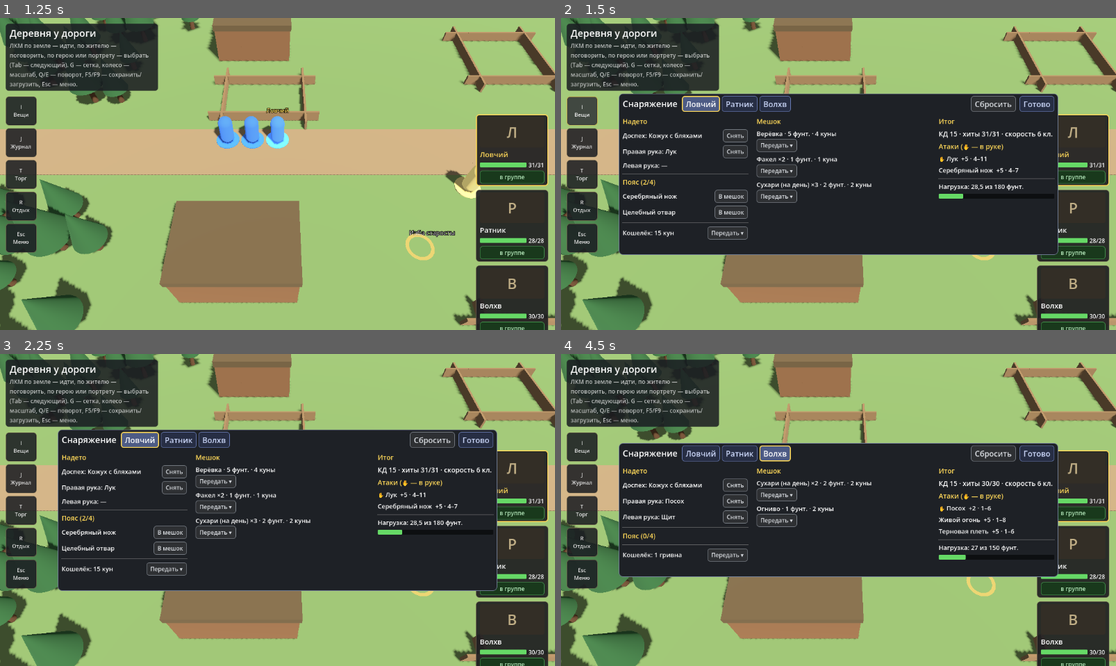
Above: before the commit, frames 1-4 (two rows, left to right).
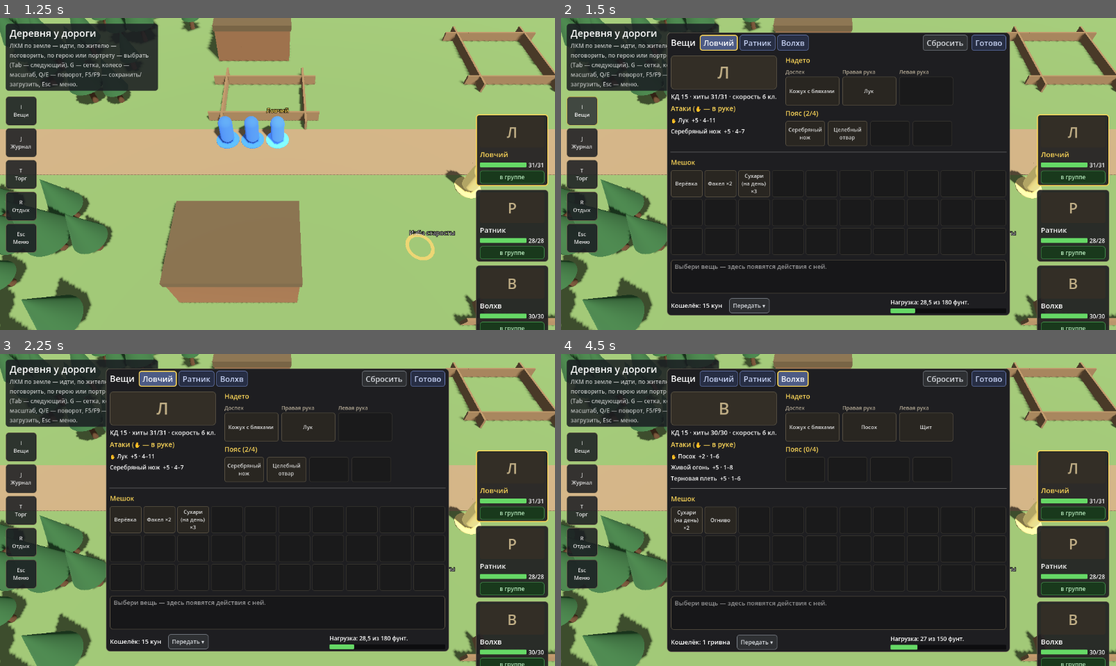
Above: after the commit, the same moments.

Repository: pivnoebidlo/vseslav
Game: Godot game, scene res://game/menu/main_menu.tscn
Same seed, same stepped clock (60 frames per second), same inputs: the game is played once before the commit and once after it.
Inputs:
- Up to frame 1 (1.25 s): click "Новая игра" at 0.5 s
- Up to frame 2 (1.5 s): click "I Вещи" at 1.25 s
- Up to frame 3 (2.25 s): click "Ловчий" at 2 s
- Up to frame 4 (4.5 s): click "Ратник" at 2.75 s; click "Ловчий" at 3.5 s; click "Волхв" at 4.25 s

Frame 1 is identical in both runs. In frame 2, 35% of the frame differs, in the area x 10-90%, y 4-96%; in frame 3, 35%; in frame 4, 39%.

Commit message:
feat: окно «Вещи» — надетое и пояс сверху, мешок сеткой снизу, действия у выбранной вещи
Co-Authored-By: Claude Opus 5.5 <noreply@anthropic.com>

Diff:
--- a/game/combat_ui/equipment_screen.gd
+++ b/game/combat_ui/equipment_screen.gd
@@ -1,12 +1,22 @@
 class_name EquipmentScreen
 extends PanelContainer
-## Экран снаряжения партии (ADR-0024): вкладки героев, что надето, пояс, мешок,
-## характеристики, нагрузка и кошелёк. Все изменения — через Inventory; итоги
-## (КД, атаки, скорость) пересчитывает сборщик бойца.
+## Окно «Вещи» (ADR-0024, ADR-0035): вкладки героев; сверху — портрет, итоги и что
+## надето (ячейки рук и доспеха, пояс), снизу — мешок сеткой. Клик по ячейке
+## выбирает вещь, под мешком — её описание и действия. Все изменения — через
+## Inventory; итоги (КД, атаки, скорость) пересчитывает сборщик бойца.
 
 signal closed(changed: bool)
 
-const COLUMN_GAP := 18
+const BAG_COLUMNS := 10
+const BAG_MIN_CELLS := 30
+const BAG_CELL := Vector2(66, 56)
+const SLOT_CELL := Vector2(112, 60)
+const BELT_CELL := Vector2(82, 52)
+const WHERE_SLOT := "slot"
+const WHERE_BELT := "belt"
+const WHERE_BAG := "bag"
+const CELL_BG := Color(0.16, 0.15, 0.13)
+const CELL_BORDER := Color(0.36, 0.33, 0.27)
 
 var _db: RulesDb
 var _party: Party
@@ -14,16 +24,19 @@
 var _current := ""
 var _changed := false
 var _note := ""
+## Выбранная ячейка: где (WHERE_*) и что — слот или id вещи.
+var _sel_where := ""
+var _sel_key := ""
 
 var _tabs := HBoxContainer.new()
-var _body := HBoxContainer.new()
+var _body := VBoxContainer.new()
 var _status := Label.new()
 var _note_label := Label.new()
 
 
 func _init() -> void:
 	add_theme_stylebox_override(
-		"panel", UiStyle.box(Color(0.12, 0.13, 0.15), Color(0.45, 0.5, 0.6), 1, 8)
+		"panel", UiStyle.box(Color(0.12, 0.12, 0.13), Color(0.45, 0.42, 0.35), 1, 8)
 	)
 	mouse_filter = Control.MOUSE_FILTER_STOP
 	var box := VBoxContainer.new()
@@ -33,7 +46,7 @@
 	header.add_theme_constant_override("separation", 8)
 	box.add_child(header)
 	var title := Label.new()
-	title.text = TranslationServer.translate("UI_EQUIPMENT")
+	title.text = TranslationServer.translate("UI_SIDE_ITEMS")
 	title.add_theme_font_size_override("font_size", 18)
 	header.add_child(title)
 	header.add_child(_tabs)
@@ -45,7 +58,7 @@
 	_note_label.add_theme_font_size_override("font_size", 12)
 	_note_label.add_theme_color_override("font_color", UiStyle.HP_HURT)
 	box.add_child(_note_label)
-	_body.add_theme_constant_override("separation", COLUMN_GAP)
+	_body.add_theme_constant_override("separation", 10)
 	box.add_child(_body)
 	_status.add_theme_font_size_override("font_size", 12)
 	_status.add_theme_color_override("font_color", UiStyle.HP_LOW)
@@ -63,6 +76,7 @@
 	_changed = false
 	_note = note
 	_status.text = ""
+	_select("", "")
 	visible = true
 	_rebuild()
 
@@ -70,6 +84,7 @@
 func _rebuild() -> void:
 	_note_label.text = _note
 	_note_label.visible = _note != ""
+	_status.visible = _status.text != ""
 	for child in _tabs.get_children():
 		_tabs.remove_child(child)
 		child.queue_free()
@@ -87,61 +102,206 @@
 	if _current == "":
 		return
 	var inv := _party.inventories[_current]
-	_body.add_child(_worn_column(inv))
-	_body.add_child(_bag_column(inv))
-	_body.add_child(_stats_column(inv))
-
-
-# --- Колонки ---------------------------------------------------------------------
-
-
+	_drop_stale_selection(inv)
+	var top := HBoxContainer.new()
+	top.add_theme_constant_override("separation", 18)
+	top.add_child(_hero_column(inv))
+	top.add_child(_worn_column(inv))
+	_body.add_child(top)
+	_body.add_child(HSeparator.new())
+	_body.add_child(_bag_grid(inv))
+	_body.add_child(_details(inv))
+	_body.add_child(_footer(inv))
+	_recenter.call_deferred()
+
+
+## Размер меняется с содержимым: подогнать под него и снова поставить по центру.
+func _recenter() -> void:
+	reset_size()
+	set_anchors_and_offsets_preset(Control.PRESET_CENTER, Control.PRESET_MODE_MINSIZE)
+
+
+# --- Верх: герой и что надето ----------------------------------------------------
+
+
+## Портрет (пока буква имени), итоги и атаки.
+func _hero_column(inv: Inventory) -> VBoxContainer:
+	var col := _column(220)
+	var hero := _party.build_hero(_db, _current)
+	var face := Label.new()
+	face.text = TranslationServer.translate(_hero_name_key(_current)).left(1)
+	face.custom_minimum_size = Vector2(0, 70)
+	face.horizontal_alignment = HORIZONTAL_ALIGNMENT_CENTER
+	face.vertical_alignment = VERTICAL_ALIGNMENT_CENTER
+	face.add_theme_font_size_override("font_size", 34)
+	face.add_theme_color_override("font_color", Color(0.75, 0.68, 0.52))
+	face.add_theme_stylebox_override("normal", UiStyle.box(Color(0.2, 0.18, 0.15), CELL_BORDER, 1))
+	col.add_child(face)
+	var stats := Label.new()
+	stats.text = CombatLogFormat.tr_fmt(
+		"UI_EQ_STATS",
+		{"ac": hero.armor_class, "hp": "%d/%d" % [hero.hp, hero.max_hp], "speed": hero.speed}
+	)
+	stats.add_theme_font_size_override("font_size", 13)
+	col.add_child(stats)
+	col.add_child(_heading("UI_EQ_ATTACKS"))
+	for a in hero.actions:
+		if a.kind != ActionDef.KIND_ATTACK or not hero.item_ready(a):
+			continue
+		var bonus := a.attack_bonus.value_range(hero.formula_vars(a)).x
+		var dmg := Vector2i.ZERO
+		for part in a.damage:
+			dmg += part.formula.value_range(hero.formula_vars(a))
+		var line := Label.new()
+		line.text = (
+			"%s  %s · %d–%d"
+			% [TranslationServer.translate(a.name_key), CombatLogFormat.signed(bonus), dmg.x, dmg.y]
+		)
+		if a.item != "" and inv.in_hands(a.item):
+			line.text = "✋ " + line.text
+		line.add_theme_font_size_override("font_size", 12)
+		col.add_child(line)
+	return col
+
+
+## Ячейки доспеха и рук, под ними — пояс.
 func _worn_column(inv: Inventory) -> VBoxContainer:
-	var col := _column(260)
+	var col := _column(0)
+	col.size_flags_horizontal = Control.SIZE_EXPAND_FILL
 	col.add_child(_heading("UI_EQ_WORN"))
+	var slots := HBoxContainer.new()
+	slots.add_theme_constant_override("separation", 6)
 	for slot in Inventory.SLOTS:
-		var row := HBoxContainer.new()
-		var label := Label.new()
+		var cell := VBoxContainer.new()
+		cell.add_theme_constant_override("separation", 2)
+		var caption := Label.new()
+		caption.text = TranslationServer.translate("UI_SLOT_" + slot.to_upper())
+		caption.add_theme_font_size_override("font_size", 11)
+		caption.add_theme_color_override("font_color", Color(0.7, 0.66, 0.58))
+		cell.add_child(caption)
 		var item_id := inv.slot_item(slot)
-		label.text = (
-			"%s: %s"
-			% [
-				TranslationServer.translate("UI_SLOT_" + slot.to_upper()),
-				_item_name(item_id) if item_id != "" else "—"
-			]
+		cell.add_child(
+			_cell(
+				_item_name(item_id) if item_id != "" else "",
+				SLOT_CELL,
+				_is_selected(WHERE_SLOT, slot),
+				_select.bind(WHERE_SLOT, slot)
+			)
 		)
-		label.size_flags_horizontal = Control.SIZE_EXPAND_FILL
-		label.add_theme_font_size_override("font_size", 13)
-		row.add_child(label)
-		if item_id != "":
-			row.add_child(_small("UI_EQ_UNEQUIP", func() -> void: _apply(inv.unequip(slot))))
-		col.add_child(row)
-	col.add_child(HSeparator.new())
+		slots.add_child(cell)
+	col.add_child(slots)
 	col.add_child(
 		_heading_text(
 			CombatLogFormat.tr_fmt("UI_EQ_BELT", {"n": inv.belt.size(), "max": Inventory.BELT_SIZE})
 		)
 	)
-	for s in inv.belt:
-		var row := HBoxContainer.new()
-		var label := Label.new()
-		label.text = _stack_text(s)
-		label.size_flags_horizontal = Control.SIZE_EXPAND_FILL
-		label.add_theme_font_size_override("font_size", 13)
-		row.add_child(label)
-		var item_id := s.item
-		row.add_child(_small("UI_EQ_TO_BAG", func() -> void: _apply(inv.from_belt(item_id))))
-		col.add_child(row)
-	col.add_child(HSeparator.new())
-	var purse_row := HBoxContainer.new()
+	var belt := HBoxContainer.new()
+	belt.add_theme_constant_override("separation", 6)
+	for i in Inventory.BELT_SIZE:
+		if i < inv.belt.size():
+			var s := inv.belt[i]
+			belt.add_child(
+				_cell(
+					_stack_text(s),
+					BELT_CELL,
+					_is_selected(WHERE_BELT, s.item),
+					_select.bind(WHERE_BELT, s.item)
+				)
+			)
+		else:
+			belt.add_child(_cell("", BELT_CELL, false, Callable()))
+	col.add_child(belt)
+	return col
+
+
+# --- Низ: мешок, выбранная вещь, кошелёк и нагрузка ------------------------------
+
+
+func _bag_grid(inv: Inventory) -> VBoxContainer:
+	var col := _column(0)
+	col.add_child(_heading("UI_EQ_BAG"))
+	var grid := GridContainer.new()
+	grid.columns = BAG_COLUMNS
+	grid.add_theme_constant_override("h_separation", 4)
+	grid.add_theme_constant_override("v_separation", 4)
+	var cells := maxi(BAG_MIN_CELLS, ceili(inv.bag.size() / float(BAG_COLUMNS)) * BAG_COLUMNS)
+	for i in cells:
+		if i < inv.bag.size():
+			var s := inv.bag[i]
+			var b := _cell(
+				_stack_text(s),
+				BAG_CELL,
+				_is_selected(WHERE_BAG, s.item),
+				_select.bind(WHERE_BAG, s.item)
+			)
+			b.tooltip_text = _row_text(s)
+			grid.add_child(b)
+		else:
+			grid.add_child(_cell("", BAG_CELL, false, Callable()))
+	col.add_child(grid)
+	return col
+
+
+## Описание выбранной вещи и что с ней можно сделать.
+func _details(inv: Inventory) -> PanelContainer:
+	var panel := PanelContainer.new()
+	panel.add_theme_stylebox_override("panel", UiStyle.box(Color(0.09, 0.09, 0.1), CELL_BORDER, 1))
+	panel.custom_minimum_size = Vector2(0, 70)
+	var box := VBoxContainer.new()
+	box.add_theme_constant_override("separation", 6)
+	panel.add_child(box)
+	var label := Label.new()
+	label.add_theme_font_size_override("font_size", 13)
+	box.add_child(label)
+	match _sel_where:
+		WHERE_BAG:
+			label.text = _row_text(_stack_in(inv.bag, _sel_key))
+			box.add_child(_bag_buttons(inv, _sel_key))
+		WHERE_BELT:
+			label.text = _row_text(_stack_in(inv.belt, _sel_key))
+			var to_bag := _small("UI_EQ_TO_BAG", func() -> void: _apply(inv.from_belt(_sel_key)))
+			box.add_child(_row_of([to_bag]))
+		WHERE_SLOT:
+			var item_id := inv.slot_item(_sel_key)
+			label.text = _row_text(ItemStack.new(item_id, 1))
+			var slot := _sel_key
+			var off := _small("UI_EQ_UNEQUIP", func() -> void: _apply(inv.unequip(slot)))
+			box.add_child(_row_of([off]))
+		_:
+			label.text = TranslationServer.translate("UI_EQ_PICK")
+			label.modulate = Color(1, 1, 1, 0.55)
+	return panel
+
+
+func _footer(inv: Inventory) -> HBoxContainer:
+	var row := HBoxContainer.new()
+	row.add_theme_constant_override("separation", 14)
 	var purse := Label.new()
 	purse.text = CombatLogFormat.tr_fmt("UI_EQ_PURSE", {"money": money_text(inv.purse)})
 	purse.add_theme_font_size_override("font_size", 13)
-	purse.size_flags_horizontal = Control.SIZE_EXPAND_FILL
-	purse_row.add_child(purse)
+	row.add_child(purse)
 	if _heroes.size() > 1 and inv.purse > 0:
-		purse_row.add_child(_money_menu(inv))
-	col.add_child(purse_row)
-	return col
+		row.add_child(_money_menu(inv))
+	var spacer := Control.new()
+	spacer.size_flags_horizontal = Control.SIZE_EXPAND_FILL
+	row.add_child(spacer)
+	var hero := _party.build_hero(_db, _current)
+	var weight := inv.weight(_db)
+	var cap := ItemInfo.carry_limit(hero.abilities.score(Abilities.STR))
+	var load_box := VBoxContainer.new()
+	load_box.custom_minimum_size = Vector2(240, 0)
+	var load_label := Label.new()
+	load_label.text = CombatLogFormat.tr_fmt(
+		"UI_EQ_LOAD", {"weight": weight_text(weight), "cap": weight_text(cap)}
+	)
+	if weight > cap:
+		load_label.text += " " + TranslationServer.translate("UI_EQ_OVERLOAD")
+		load_label.add_theme_color_override("font_color", UiStyle.HP_LOW)
+	load_label.add_theme_font_size_override("font_size", 12)
+	load_box.add_child(load_label)
+	load_box.add_child(_load_bar(weight, cap))
+	row.add_child(load_box)
+	return row
 
 
 ## «Передать деньги»: каждому из остальных героев — 1 куна, 1 гривна или всё.
@@ -176,36 +336,6 @@
 			_apply(inv.give_money(amount, _party.inventories[to]))
 	)
 	return menu
-
-
-func _bag_column(inv: Inventory) -> VBoxContainer:
-	var col := _column(360)
-	col.size_flags_horizontal = Control.SIZE_EXPAND_FILL
-	col.add_child(_heading("UI_EQ_BAG"))
-	if inv.bag.is_empty():
-		var empty := Label.new()
-		empty.text = "—"
-		col.add_child(empty)
-	for s in inv.bag:
-		var line := VBoxContainer.new()
-		line.add_theme_constant_override("separation", 2)
-		var label := Label.new()
-		label.text = (
-			CombatLogFormat
-			. tr_fmt(
-				"UI_EQ_ROW",
-				{
-					"name": _stack_text(s),
-					"weight": weight_text(ItemInfo.weight(_db, s.item)),
-					"price": money_text(ItemInfo.price(_db, s.item)),
-				}
-			)
-		)
-		label.add_theme_font_size_override("font_size", 13)
-		line.add_child(label)
-		line.add_child(_bag_buttons(inv, s.item))
-		col.add_child(line)
-	return col
 
 
 func _bag_buttons(inv: Inventory, item_id: String) -> HFlowContainer:
@@ -267,54 +397,6 @@
 	return menu
 
 
-func _stats_column(inv: Inventory) -> VBoxContainer:
-	var col := _column(240)
-	col.add_child(_heading("UI_EQ_STATS_TITLE"))
-	var hero := _party.build_hero(_db, _current)
-	var stats := Label.new()
-	stats.text = CombatLogFormat.tr_fmt(
-		"UI_EQ_STATS",
-		{"ac": hero.armor_class, "hp": "%d/%d" % [hero.hp, hero.max_hp], "speed": hero.speed}
-	)
-	stats.add_theme_font_size_override("font_size", 14)
-	col.add_child(stats)
-	col.add_child(_heading("UI_EQ_ATTACKS"))
-	for a in hero.actions:
-		if a.kind != ActionDef.KIND_ATTACK or not hero.item_ready(a):
-			continue
-		var bonus := a.attack_bonus.value_range(hero.formula_vars(a)).x
-		var dmg := Vector2i.ZERO
-		for part in a.damage:
-			var r := part.formula.value_range(hero.formula_vars(a))
-			dmg += r
-		var line := Label.new()
-		line.text = (
-			"%s  %s · %d–%d"
-			% [TranslationServer.translate(a.name_key), CombatLogFormat.signed(bonus), dmg.x, dmg.y]
-		)
-		if a.item != "" and inv.in_hands(a.item):
-			line.text = "✋ " + line.text
-		line.add_theme_font_size_override("font_size", 13)
-		col.add_child(line)
-	col.add_child(HSeparator.new())
-	var weight := inv.weight(_db)
-	var cap := ItemInfo.carry_limit(hero.abilities.score(Abilities.STR))
-	var load_label := Label.new()
-	load_label.text = CombatLogFormat.tr_fmt(
-		"UI_EQ_LOAD", {"weight": weight_text(weight), "cap": weight_text(cap)}
-	)
-	load_label.add_theme_font_size_override("font_size", 13)
-	col.add_child(load_label)
-	col.add_child(_load_bar(weight, cap))
-	if weight > cap:
-		var over := Label.new()
-		over.text = TranslationServer.translate("UI_EQ_OVERLOAD")
-		over.add_theme_color_override("font_color", UiStyle.HP_LOW)
-		over.add_theme_font_size_override("font_size", 12)
-		col.add_child(over)
-	return col
-
-
 ## Полоска нагрузки: доля от грузоподъёмности; жёлтая с половины, красная при перегрузе.
 func _load_bar(weight: int, cap: int) -> ProgressBar:
 	var bar := ProgressBar.new()
@@ -337,6 +419,42 @@
 	return bar
 
 
+# --- Выбор ячейки ----------------------------------------------------------------
+
+
+func _select(where: String, key: String) -> void:
+	_sel_where = where
+	_sel_key = key
+	if visible and _current != "":
+		_rebuild()
+
+
+func _is_selected(where: String, key: String) -> bool:
+	return _sel_where == where and _sel_key == key
+
+
+## Вещь переложили, отдали или сняли — выбор снимается.
+func _drop_stale_selection(inv: Inventory) -> void:
+	var gone := false
+	match _sel_where:
+		WHERE_BAG:
+			gone = inv.bag_count(_sel_key) == 0
+		WHERE_BELT:
+			gone = inv.belt_count(_sel_key) == 0
+		WHERE_SLOT:
+			gone = inv.slot_item(_sel_key) == ""
+	if gone:
+		_sel_where = ""
+		_sel_key = ""
+
+
+static func _stack_in(stacks: Array[ItemStack], item_id: String) -> ItemStack:
+	for s in stacks:
+		if s.item == item_id:
+			return s
+	return ItemStack.new(item_id, 0)
+
+
 # --- Действия --------------------------------------------------------------------
 
 
@@ -352,6 +470,8 @@
 func _on_tab(id: String) -> void:
 	_current = id
 	_status.text = ""
+	_sel_where = ""
+	_sel_key = ""
 	_rebuild()
 
 
@@ -429,6 +549,55 @@
 	return hero.abilities.score(Abilities.STR)
 
 
+## Ячейка с вещью; пустая ([param text] == "") не нажимается.
+func _cell(text: String, size: Vector2, selected: bool, on_click: Callable) -> Button:
+	var b := Button.new()
+	b.custom_minimum_size = size
+	b.focus_mode = Control.FOCUS_NONE
+	b.text = text
+	b.clip_text = true
+	b.autowrap_mode = TextServer.AUTOWRAP_WORD_SMART
+	b.add_theme_font_size_override("font_size", 11)
+	var border := UiStyle.ACTIVE if selected else CELL_BORDER
+	var normal := UiStyle.box(CELL_BG, border, 2 if selected else 1, 4)
+	normal.set_content_margin_all(3)
+	var hover := UiStyle.box(CELL_BG.lightened(0.08), UiStyle.ACTIVE.darkened(0.25), 1, 4)
+	hover.set_content_margin_all(3)
+	var empty := UiStyle.box(Color(0.1, 0.1, 0.1, 0.8), Color(0.22, 0.21, 0.19), 1, 4)
+	b.add_theme_stylebox_override("normal", normal)
+	b.add_theme_stylebox_override("hover", hover)
+	b.add_theme_stylebox_override("pressed", normal)
+	b.add_theme_stylebox_override("disabled", empty)
+	if text == "" or not on_click.is_valid():
+		b.disabled = true
+	else:
+		b.pressed.connect(on_click)
+	return b
+
+
+## «Кольчуга · 55 фунт. · 5 гривен».
+func _row_text(s: ItemStack) -> String:
+	return (
+		CombatLogFormat
+		. tr_fmt(
+			"UI_EQ_ROW",
+			{
+				"name": _stack_text(s),
+				"weight": weight_text(ItemInfo.weight(_db, s.item)),
+				"price": money_text(ItemInfo.price(_db, s.item)),
+			}
+		)
+	)
+
+
+static func _row_of(controls: Array[Control]) -> HBoxContainer:
+	var row := HBoxContainer.new()
+	row.add_theme_constant_override("separation", 4)
+	for c in controls:
+		row.add_child(c)
+	return row
+
+
 func _column(width: int) -> VBoxContainer:
 	var col := VBoxContainer.new()
 	col.custom_minimum_size = Vector2(width, 0)
--- a/locales/ui.csv
+++ b/locales/ui.csv
@@ -320,3 +320,4 @@
 UI_GAME_MENU_QUIT,В главное меню,Main menu
 UI_OPTIONS,Опции,Options
 UI_OPTION_COMBAT_LOG,Журнал боя,Combat log
+UI_EQ_PICK,"Выбери вещь — здесь появятся действия с ней.","Pick an item to see what you can do with it."
Not shown, changed: docs/adr/0035-hud-layout-and-settings.md
